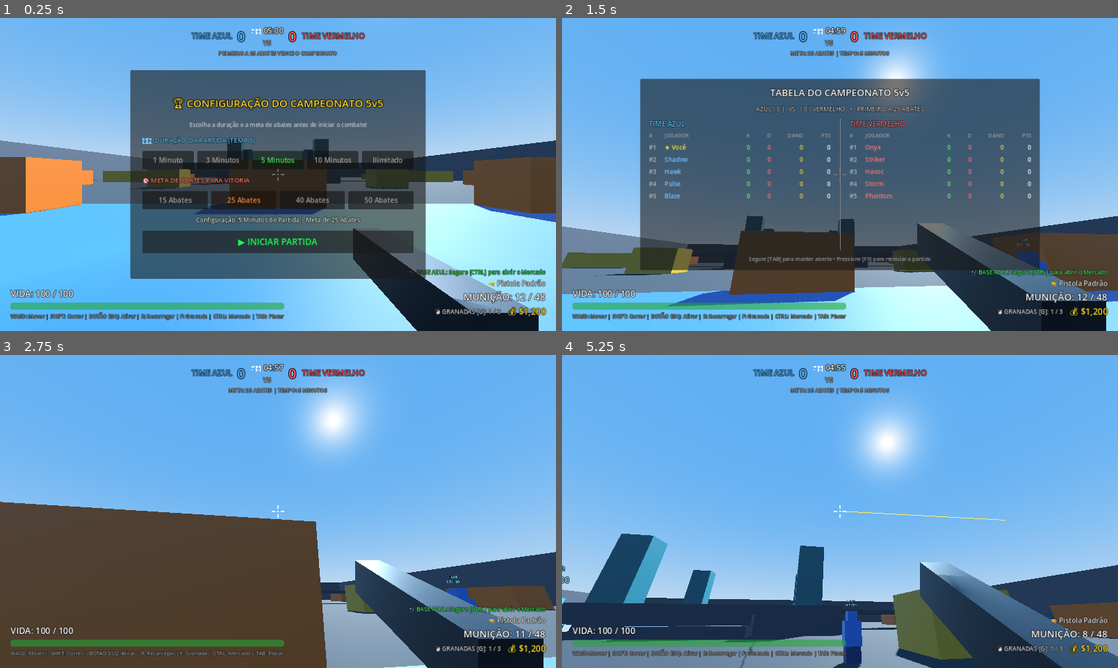
Above: before the commit, frames 1-4 (two rows, left to right).
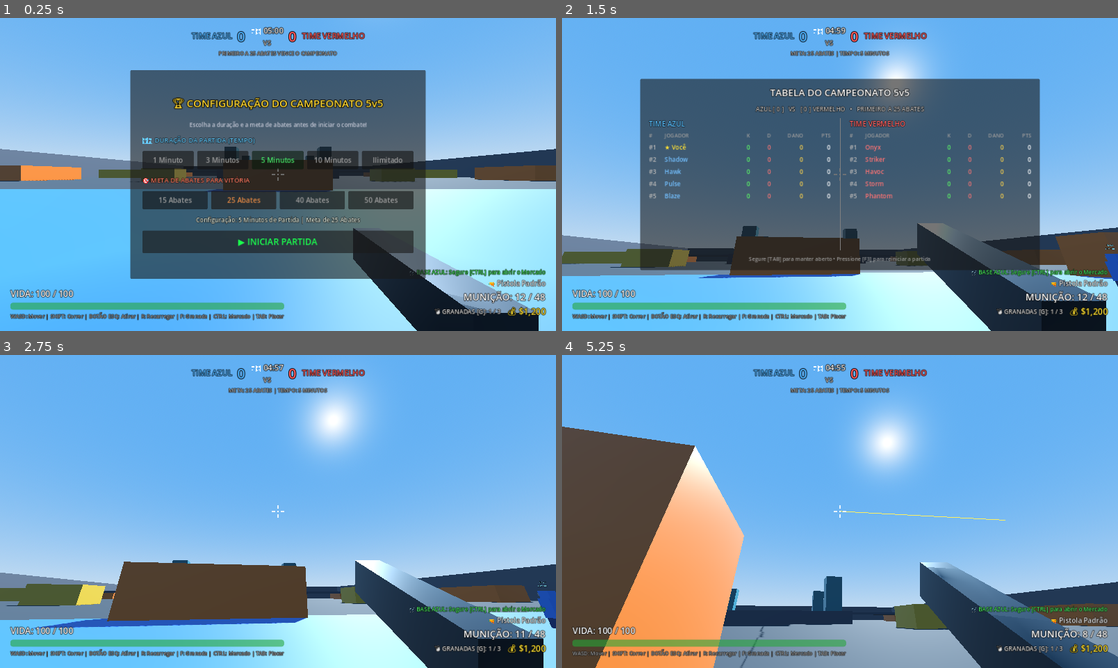
Above: after the commit, the same moments.

Repository: britolucaspatrick/Polygon-Strike
Game: Godot game, scene res://scenes/main.tscn
The game is run twice, just before and just after one commit, with the same random seed, the same clock (stepped at 60 frames per second) and the same inputs.
Inputs (mouse positions are in pixels of both pictures, inside the frame that each line leads up to):
- Up to frame 1 (0.25 s): no input
- Up to frame 2 (1.5 s): click "▶️ INICIAR PARTIDA" at 0.5 s; move the mouse to (867, 174) at 1.27 s; hold W (move_forward) from 1.28 s (still down); hold Tab (scoreboard) from 1.28 s (still down)
- Up to frame 3 (2.75 s): keep holding W (move_forward); tap Space (jump) at 1.52, 2.27 s; click (305, 511) at 1.55 s; move the mouse to (250, 511) at 2.02 s; release Tab (scoreboard) at 2.03 s; click (250, 511) at 2.1 s; tap Tab (scoreboard) at 2.3 s
- Up to frame 4 (5.25 s): keep holding W (move_forward); move the mouse to (851, 505) at 2.77 s; hold Tab (scoreboard) 2.78-3.53 s; click (851, 505) at 3.05 s; move the mouse to (834, 517) at 3.52 s; click (834, 517) at 3.6 s; tap Space (jump) at 3.77, 4.52 s; tap Tab (scoreboard) at 3.8 s; move the mouse to (878, 514) at 4.27 s; hold 1 (slot_1) 4.28-5.03 s; click (878, 514) at 4.55 s; tap Ctrl (buy_menu) at 4.9 s; move the mouse to (795, 508) at 5.02 s; tap 2 (slot_2) at 5.1 s; click (795, 508) at 5.17 s

The runs differ from the first frame. In frame 1, 8.8% of the frame differs, in the area x 0-100%, y 38-95%; in frame 2, 8.7%; in frame 3, 27%; in frame 4, 28%, in the area x 0-100%, y 22-100%.

Commit message:
feat: mapa 4x maior (260x300m), congelamento geral e placar detalhado no game over

Diff:
--- a/scenes/main.tscn
+++ b/scenes/main.tscn
@@ -70,252 +70,252 @@
 [node name="Floor" type="CSGBox3D" parent="Map"]
 transform = Transform3D(1, 0, 0, 0, 1, 0, 0, 0, 1, 0, -0.5, 0)
 use_collision = true
-size = Vector3(130, 1, 150)
+size = Vector3(260, 1, 300)
 material = SubResource("StandardMaterial3D_floor")
 
 [node name="WallNorth" type="CSGBox3D" parent="Map"]
-transform = Transform3D(1, 0, 0, 0, 1, 0, 0, 0, 1, 0, 5, -75)
-use_collision = true
-size = Vector3(130, 10, 1)
+transform = Transform3D(1, 0, 0, 0, 1, 0, 0, 0, 1, 0, 7, -150)
+use_collision = true
+size = Vector3(260, 14, 1)
 material = SubResource("StandardMaterial3D_wall")
 
 [node name="WallSouth" type="CSGBox3D" parent="Map"]
-transform = Transform3D(1, 0, 0, 0, 1, 0, 0, 0, 1, 0, 5, 75)
-use_collision = true
-size = Vector3(130, 10, 1)
+transform = Transform3D(1, 0, 0, 0, 1, 0, 0, 0, 1, 0, 7, 150)
+use_collision = true
+size = Vector3(260, 14, 1)
 material = SubResource("StandardMaterial3D_wall")
 
 [node name="WallEast" type="CSGBox3D" parent="Map"]
-transform = Transform3D(1, 0, 0, 0, 1, 0, 0, 0, 1, 65, 5, 0)
-use_collision = true
-size = Vector3(1, 10, 150)
+transform = Transform3D(1, 0, 0, 0, 1, 0, 0, 0, 1, 130, 7, 0)
+use_collision = true
+size = Vector3(1, 14, 300)
 material = SubResource("StandardMaterial3D_wall")
 
 [node name="WallWest" type="CSGBox3D" parent="Map"]
-transform = Transform3D(1, 0, 0, 0, 1, 0, 0, 0, 1, -65, 5, 0)
-use_collision = true
-size = Vector3(1, 10, 150)
+transform = Transform3D(1, 0, 0, 0, 1, 0, 0, 0, 1, -130, 7, 0)
+use_collision = true
+size = Vector3(1, 14, 300)
 material = SubResource("StandardMaterial3D_wall")
 
 [node name="BaseFloorBlue" type="CSGBox3D" parent="Map"]
-transform = Transform3D(1, 0, 0, 0, 1, 0, 0, 0, 1, 0, 0.05, 62)
-size = Vector3(54, 0.1, 24)
+transform = Transform3D(1, 0, 0, 0, 1, 0, 0, 0, 1, 0, 0.05, 126)
+size = Vector3(108, 0.1, 48)
 material = SubResource("StandardMaterial3D_blue_zone")
 
 [node name="BaseFloorRed" type="CSGBox3D" parent="Map"]
-transform = Transform3D(1, 0, 0, 0, 1, 0, 0, 0, 1, 0, 0.05, -62)
-size = Vector3(54, 0.1, 24)
+transform = Transform3D(1, 0, 0, 0, 1, 0, 0, 0, 1, 0, 0.05, -126)
+size = Vector3(108, 0.1, 48)
 material = SubResource("StandardMaterial3D_red_zone")
 
 [node name="BlueBaseCoverCenter" type="CSGBox3D" parent="Map"]
-transform = Transform3D(1, 0, 0, 0, 1, 0, 0, 0, 1, 0, 1.5, 50)
-use_collision = true
-size = Vector3(6, 3, 3)
+transform = Transform3D(1, 0, 0, 0, 1, 0, 0, 0, 1, 0, 2, 102)
+use_collision = true
+size = Vector3(14, 4, 4)
 material = SubResource("StandardMaterial3D_crate_orange")
 
 [node name="BlueBaseCoverLeft" type="CSGBox3D" parent="Map"]
-transform = Transform3D(1, 0, 0, 0, 1, 0, 0, 0, 1, -16, 1.5, 52)
-use_collision = true
-size = Vector3(6, 3, 3)
+transform = Transform3D(1, 0, 0, 0, 1, 0, 0, 0, 1, -34, 2, 112)
+use_collision = true
+size = Vector3(12, 4, 4)
 material = SubResource("StandardMaterial3D_crate_orange")
 
 [node name="BlueBaseCoverRight" type="CSGBox3D" parent="Map"]
-transform = Transform3D(1, 0, 0, 0, 1, 0, 0, 0, 1, 16, 1.5, 52)
-use_collision = true
-size = Vector3(6, 3, 3)
+transform = Transform3D(1, 0, 0, 0, 1, 0, 0, 0, 1, 34, 2, 112)
+use_collision = true
+size = Vector3(12, 4, 4)
 material = SubResource("StandardMaterial3D_crate_orange")
 
 [node name="RedBaseCoverCenter" type="CSGBox3D" parent="Map"]
-transform = Transform3D(1, 0, 0, 0, 1, 0, 0, 0, 1, 0, 1.5, -50)
-use_collision = true
-size = Vector3(6, 3, 3)
+transform = Transform3D(1, 0, 0, 0, 1, 0, 0, 0, 1, 0, 2, -102)
+use_collision = true
+size = Vector3(14, 4, 4)
 material = SubResource("StandardMaterial3D_crate_orange")
 
 [node name="RedBaseCoverLeft" type="CSGBox3D" parent="Map"]
-transform = Transform3D(1, 0, 0, 0, 1, 0, 0, 0, 1, -16, 1.5, -52)
-use_collision = true
-size = Vector3(6, 3, 3)
+transform = Transform3D(1, 0, 0, 0, 1, 0, 0, 0, 1, -34, 2, -112)
+use_collision = true
+size = Vector3(12, 4, 4)
 material = SubResource("StandardMaterial3D_crate_orange")
 
 [node name="RedBaseCoverRight" type="CSGBox3D" parent="Map"]
-transform = Transform3D(1, 0, 0, 0, 1, 0, 0, 0, 1, 16, 1.5, -52)
-use_collision = true
-size = Vector3(6, 3, 3)
+transform = Transform3D(1, 0, 0, 0, 1, 0, 0, 0, 1, 34, 2, -112)
+use_collision = true
+size = Vector3(12, 4, 4)
 material = SubResource("StandardMaterial3D_crate_orange")
 
 [node name="CenterPlatform" type="CSGBox3D" parent="Map"]
-transform = Transform3D(1, 0, 0, 0, 1, 0, 0, 0, 1, 0, 1.5, 0)
-use_collision = true
-size = Vector3(30, 3, 30)
+transform = Transform3D(1, 0, 0, 0, 1, 0, 0, 0, 1, 0, 2, 0)
+use_collision = true
+size = Vector3(60, 4, 60)
 material = SubResource("StandardMaterial3D_mid_platform")
 
 [node name="RampSouth1" type="CSGBox3D" parent="Map"]
-transform = Transform3D(1, 0, 0, 0, 1, 0, 0, 0, 1, 0, 0.5, 17)
-use_collision = true
-size = Vector3(10, 1, 4)
+transform = Transform3D(1, 0, 0, 0, 1, 0, 0, 0, 1, 0, 1, 35)
+use_collision = true
+size = Vector3(18, 2, 10)
 material = SubResource("StandardMaterial3D_mid_platform")
 
 [node name="RampSouth2" type="CSGBox3D" parent="Map"]
-transform = Transform3D(1, 0, 0, 0, 1, 0, 0, 0, 1, 0, 1.0, 15)
-use_collision = true
-size = Vector3(10, 2, 4)
+transform = Transform3D(1, 0, 0, 0, 1, 0, 0, 0, 1, 0, 2, 43)
+use_collision = true
+size = Vector3(18, 2, 6)
 material = SubResource("StandardMaterial3D_mid_platform")
 
 [node name="RampNorth1" type="CSGBox3D" parent="Map"]
-transform = Transform3D(1, 0, 0, 0, 1, 0, 0, 0, 1, 0, 0.5, -17)
-use_collision = true
-size = Vector3(10, 1, 4)
+transform = Transform3D(1, 0, 0, 0, 1, 0, 0, 0, 1, 0, 1, -35)
+use_collision = true
+size = Vector3(18, 2, 10)
 material = SubResource("StandardMaterial3D_mid_platform")
 
 [node name="RampNorth2" type="CSGBox3D" parent="Map"]
-transform = Transform3D(1, 0, 0, 0, 1, 0, 0, 0, 1, 0, 1.0, -15)
-use_collision = true
-size = Vector3(10, 2, 4)
+transform = Transform3D(1, 0, 0, 0, 1, 0, 0, 0, 1, 0, 2, -43)
+use_collision = true
+size = Vector3(18, 2, 6)
 material = SubResource("StandardMaterial3D_mid_platform")
 
 [node name="PillarTower1" type="CSGBox3D" parent="Map"]
-transform = Transform3D(1, 0, 0, 0, 1, 0, 0, 0, 1, -11, 6, -11)
-use_collision = true
-size = Vector3(3.5, 10, 3.5)
+transform = Transform3D(1, 0, 0, 0, 1, 0, 0, 0, 1, -24, 8, -24)
+use_collision = true
+size = Vector3(6, 16, 6)
 material = SubResource("StandardMaterial3D_pillar")
 
 [node name="PillarTower2" type="CSGBox3D" parent="Map"]
-transform = Transform3D(1, 0, 0, 0, 1, 0, 0, 0, 1, 11, 6, -11)
-use_collision = true
-size = Vector3(3.5, 10, 3.5)
+transform = Transform3D(1, 0, 0, 0, 1, 0, 0, 0, 1, 24, 8, -24)
+use_collision = true
+size = Vector3(6, 16, 6)
 material = SubResource("StandardMaterial3D_pillar")
 
 [node name="PillarTower3" type="CSGBox3D" parent="Map"]
-transform = Transform3D(1, 0, 0, 0, 1, 0, 0, 0, 1, -11, 6, 11)
-use_collision = true
-size = Vector3(3.5, 10, 3.5)
+transform = Transform3D(1, 0, 0, 0, 1, 0, 0, 0, 1, -24, 8, 24)
+use_collision = true
+size = Vector3(6, 16, 6)
 material = SubResource("StandardMaterial3D_pillar")
 
 [node name="PillarTower4" type="CSGBox3D" parent="Map"]
-transform = Transform3D(1, 0, 0, 0, 1, 0, 0, 0, 1, 11, 6, 11)
-use_collision = true
-size = Vector3(3.5, 10, 3.5)
+transform = Transform3D(1, 0, 0, 0, 1, 0, 0, 0, 1, 24, 8, 24)
+use_collision = true
+size = Vector3(6, 16, 6)
 material = SubResource("StandardMaterial3D_pillar")
 
 [node name="MidBridgeWest" type="CSGBox3D" parent="Map"]
-transform = Transform3D(1, 0, 0, 0, 1, 0, 0, 0, 1, -23, 2.7, 0)
-use_collision = true
-size = Vector3(16, 0.6, 6)
+transform = Transform3D(1, 0, 0, 0, 1, 0, 0, 0, 1, -52, 3.8, 0)
+use_collision = true
+size = Vector3(44, 0.8, 10)
 material = SubResource("StandardMaterial3D_mid_platform")
 
 [node name="MidBridgeEast" type="CSGBox3D" parent="Map"]
-transform = Transform3D(1, 0, 0, 0, 1, 0, 0, 0, 1, 23, 2.7, 0)
-use_collision = true
-size = Vector3(16, 0.6, 6)
+transform = Transform3D(1, 0, 0, 0, 1, 0, 0, 0, 1, 52, 3.8, 0)
+use_collision = true
+size = Vector3(44, 0.8, 10)
 material = SubResource("StandardMaterial3D_mid_platform")
 
 [node name="FlankWestPlatform" type="CSGBox3D" parent="Map"]
-transform = Transform3D(1, 0, 0, 0, 1, 0, 0, 0, 1, -42, 1.5, 0)
-use_collision = true
-size = Vector3(14, 3, 14)
+transform = Transform3D(1, 0, 0, 0, 1, 0, 0, 0, 1, -88, 2.5, 0)
+use_collision = true
+size = Vector3(28, 5, 28)
 material = SubResource("StandardMaterial3D_crate_yellow")
 
 [node name="FlankWestCoverSouth" type="CSGBox3D" parent="Map"]
-transform = Transform3D(1, 0, 0, 0, 1, 0, 0, 0, 1, -42, 1.5, 26)
-use_collision = true
-size = Vector3(6, 3, 10)
+transform = Transform3D(1, 0, 0, 0, 1, 0, 0, 0, 1, -88, 2.5, 55)
+use_collision = true
+size = Vector3(12, 5, 20)
 material = SubResource("StandardMaterial3D_crate_orange")
 
 [node name="FlankWestCoverNorth" type="CSGBox3D" parent="Map"]
-transform = Transform3D(1, 0, 0, 0, 1, 0, 0, 0, 1, -42, 1.5, -26)
-use_collision = true
-size = Vector3(6, 3, 10)
+transform = Transform3D(1, 0, 0, 0, 1, 0, 0, 0, 1, -88, 2.5, -55)
+use_collision = true
+size = Vector3(12, 5, 20)
 material = SubResource("StandardMaterial3D_crate_orange")
 
 [node name="FlankEastPlatform" type="CSGBox3D" parent="Map"]
-transform = Transform3D(1, 0, 0, 0, 1, 0, 0, 0, 1, 42, 1.5, 0)
-use_collision = true
-size = Vector3(14, 3, 14)
+transform = Transform3D(1, 0, 0, 0, 1, 0, 0, 0, 1, 88, 2.5, 0)
+use_collision = true
+size = Vector3(28, 5, 28)
 material = SubResource("StandardMaterial3D_crate_yellow")
 
 [node name="FlankEastCoverSouth" type="CSGBox3D" parent="Map"]
-transform = Transform3D(1, 0, 0, 0, 1, 0, 0, 0, 1, 42, 1.5, 26)
-use_collision = true
-size = Vector3(6, 3, 10)
+transform = Transform3D(1, 0, 0, 0, 1, 0, 0, 0, 1, 88, 2.5, 55)
+use_collision = true
+size = Vector3(12, 5, 20)
 material = SubResource("StandardMaterial3D_crate_orange")
 
 [node name="FlankEastCoverNorth" type="CSGBox3D" parent="Map"]
-transform = Transform3D(1, 0, 0, 0, 1, 0, 0, 0, 1, 42, 1.5, -26)
-use_collision = true
-size = Vector3(6, 3, 10)
+transform = Transform3D(1, 0, 0, 0, 1, 0, 0, 0, 1, 88, 2.5, -55)
+use_collision = true
+size = Vector3(12, 5, 20)
 material = SubResource("StandardMaterial3D_crate_orange")
 
 [node name="MidApproachSouth1" type="CSGBox3D" parent="Map"]
-transform = Transform3D(1, 0, 0, 0, 1, 0, 0, 0, 1, -18, 1.5, 30)
-use_collision = true
-size = Vector3(5, 3, 4)
+transform = Transform3D(1, 0, 0, 0, 1, 0, 0, 0, 1, -36, 2, 65)
+use_collision = true
+size = Vector3(10, 4, 8)
 material = SubResource("StandardMaterial3D_crate_yellow")
 
 [node name="MidApproachSouth2" type="CSGBox3D" parent="Map"]
-transform = Transform3D(1, 0, 0, 0, 1, 0, 0, 0, 1, 18, 1.5, 30)
-use_collision = true
-size = Vector3(5, 3, 4)
+transform = Transform3D(1, 0, 0, 0, 1, 0, 0, 0, 1, 36, 2, 65)
+use_collision = true
+size = Vector3(10, 4, 8)
 material = SubResource("StandardMaterial3D_crate_yellow")
 
 [node name="MidApproachNorth1" type="CSGBox3D" parent="Map"]
-transform = Transform3D(1, 0, 0, 0, 1, 0, 0, 0, 1, -18, 1.5, -30)
-use_collision = true
-size = Vector3(5, 3, 4)
+transform = Transform3D(1, 0, 0, 0, 1, 0, 0, 0, 1, -36, 2, -65)
+use_collision = true
+size = Vector3(10, 4, 8)
 material = SubResource("StandardMaterial3D_crate_yellow")
 
 [node name="MidApproachNorth2" type="CSGBox3D" parent="Map"]
-transform = Transform3D(1, 0, 0, 0, 1, 0, 0, 0, 1, 18, 1.5, -30)
-use_collision = true
-size = Vector3(5, 3, 4)
+transform = Transform3D(1, 0, 0, 0, 1, 0, 0, 0, 1, 36, 2, -65)
+use_collision = true
+size = Vector3(10, 4, 8)
 material = SubResource("StandardMaterial3D_crate_yellow")
 
 [node name="Player" parent="." instance=ExtResource("2_player_scene")]
-transform = Transform3D(1, 0, 0, 0, 1, 0, 0, 0, 1, 0, 0.5, 64)
+transform = Transform3D(1, 0, 0, 0, 1, 0, 0, 0, 1, 0, 0.5, 130)
 
 [node name="Bots" type="Node3D" parent="."]
 
 [node name="Ally1" parent="Bots" instance=ExtResource("3_bot_scene")]
-transform = Transform3D(1, 0, 0, 0, 1, 0, 0, 0, 1, -8, 0.5, 62)
+transform = Transform3D(1, 0, 0, 0, 1, 0, 0, 0, 1, -16, 0.5, 126)
 team = "blue"
 bot_name = "Aliado 1"
 
 [node name="Ally2" parent="Bots" instance=ExtResource("3_bot_scene")]
-transform = Transform3D(1, 0, 0, 0, 1, 0, 0, 0, 1, 8, 0.5, 62)
+transform = Transform3D(1, 0, 0, 0, 1, 0, 0, 0, 1, 16, 0.5, 126)
 team = "blue"
 bot_name = "Aliado 2"
 
 [node name="Ally3" parent="Bots" instance=ExtResource("3_bot_scene")]
-transform = Transform3D(1, 0, 0, 0, 1, 0, 0, 0, 1, -18, 0.5, 65)
+transform = Transform3D(1, 0, 0, 0, 1, 0, 0, 0, 1, -36, 0.5, 132)
 team = "blue"
 bot_name = "Aliado 3"
 
 [node name="Ally4" parent="Bots" instance=ExtResource("3_bot_scene")]
-transform = Transform3D(1, 0, 0, 0, 1, 0, 0, 0, 1, 18, 0.5, 65)
+transform = Transform3D(1, 0, 0, 0, 1, 0, 0, 0, 1, 36, 0.5, 132)
 team = "blue"
 bot_name = "Aliado 4"
 
 [node name="Enemy1" parent="Bots" instance=ExtResource("3_bot_scene")]
-transform = Transform3D(-1, 0, -8.74228e-08, 0, 1, 0, 8.74228e-08, 0, -1, 0, 0.5, -64)
+transform = Transform3D(-1, 0, -8.74228e-08, 0, 1, 0, 8.74228e-08, 0, -1, 0, 0.5, -130)
 team = "red"
 bot_name = "Inimigo 1"
 
 [node name="Enemy2" parent="Bots" instance=ExtResource("3_bot_scene")]
-transform = Transform3D(-1, 0, -8.74228e-08, 0, 1, 0, 8.74228e-08, 0, -1, -8, 0.5, -62)
+transform = Transform3D(-1, 0, -8.74228e-08, 0, 1, 0, 8.74228e-08, 0, -1, -16, 0.5, -126)
 team = "red"
 bot_name = "Inimigo 2"
 
 [node name="Enemy3" parent="Bots" instance=ExtResource("3_bot_scene")]
-transform = Transform3D(-1, 0, -8.74228e-08, 0, 1, 0, 8.74228e-08, 0, -1, 8, 0.5, -62)
+transform = Transform3D(-1, 0, -8.74228e-08, 0, 1, 0, 8.74228e-08, 0, -1, 16, 0.5, -126)
 team = "red"
 bot_name = "Inimigo 3"
 
 [node name="Enemy4" parent="Bots" instance=ExtResource("3_bot_scene")]
-transform = Transform3D(-1, 0, -8.74228e-08, 0, 1, 0, 8.74228e-08, 0, -1, -18, 0.5, -65)
+transform = Transform3D(-1, 0, -8.74228e-08, 0, 1, 0, 8.74228e-08, 0, -1, -36, 0.5, -132)
 team = "red"
 bot_name = "Inimigo 4"
 
 [node name="Enemy5" parent="Bots" instance=ExtResource("3_bot_scene")]
-transform = Transform3D(-1, 0, -8.74228e-08, 0, 1, 0, 8.74228e-08, 0, -1, 18, 0.5, -65)
+transform = Transform3D(-1, 0, -8.74228e-08, 0, 1, 0, 8.74228e-08, 0, -1, 36, 0.5, -132)
 team = "red"
 bot_name = "Inimigo 5"
 
--- a/scripts/audio_manager.gd
+++ b/scripts/audio_manager.gd
@@ -31,8 +31,8 @@
 		var p3d := AudioStreamPlayer3D.new()
 		p3d.bus = &"Master"
 		p3d.attenuation_model = AudioStreamPlayer3D.ATTENUATION_INVERSE_DISTANCE
-		p3d.unit_size = 5.0
-		p3d.max_distance = 100.0
+		p3d.unit_size = 7.0
+		p3d.max_distance = 250.0
 		add_child(p3d)
 		players_3d.append(p3d)
 
@@ -58,7 +58,7 @@
 	fallback.play()
 
 ## Executa um som 3D posicional no espaço (tiros de bots, explosões, passos)
-func play_spatial(sound_name: String, global_pos: Vector3, volume_db: float = 0.0, pitch_scale: float = 1.0, max_dist: float = 90.0) -> void:
+func play_spatial(sound_name: String, global_pos: Vector3, volume_db: float = 0.0, pitch_scale: float = 1.0, max_dist: float = 200.0) -> void:
 	if not sounds.has(sound_name):
 		return
 
--- a/scripts/bot.gd
+++ b/scripts/bot.gd
@@ -15,7 +15,7 @@
 @export var combat_speed: float = 7.5
 @export var damage: int = 10
 @export var fire_rate: float = 0.28
-@export var sight_range: float = 85.0
+@export var sight_range: float = 140.0
 
 ## Multiplicadores de Dano por Parte do Corpo
 # 20% Topo: Cabeça (1.52m a 1.90m) -> 2.2x
@@ -151,13 +151,13 @@
 		velocity.x = move_toward(velocity.x, 0, walk_speed * delta * 2)
 		velocity.z = move_toward(velocity.z, 0, walk_speed * delta * 2)
 
-## Escolhe pontos para patrulhar avançando para o complexo central e flancos
+## Escolhe pontos para patrulhar avançando pelo mapa ampliado
 func _pick_new_patrol_destination() -> void:
-	repath_timer = randf_range(3.0, 5.5)
+	repath_timer = randf_range(3.5, 6.5)
 	# Avança rumo ao campo inimigo
-	var forward_z: float = randf_range(-25.0, -50.0) if team == "blue" else randf_range(25.0, 50.0)
+	var forward_z: float = randf_range(-40.0, -115.0) if team == "blue" else randf_range(40.0, 115.0)
 	target_nav_point = Vector3(
-		randf_range(-40.0, 40.0),
+		randf_range(-85.0, 85.0),
 		0.5,
 		forward_z
 	)
@@ -246,7 +246,7 @@
 	var shoot_dir := (final_aim_pos - from_pos).normalized()
 
 	var space_state := get_world_3d().direct_space_state
-	var query := PhysicsRayQueryParameters3D.create(from_pos, from_pos + shoot_dir * 100.0)
+	var query := PhysicsRayQueryParameters3D.create(from_pos, from_pos + shoot_dir * 160.0)
 	query.exclude = [self]
 	query.collision_mask = 3 # Colide com cenário (1) e combatentes (2)
 
--- a/scripts/hud.gd
+++ b/scripts/hud.gd
@@ -46,6 +46,7 @@
 var selected_time_seconds: float = 300.0
 var selected_target_kills: int = 25
 var is_in_match_setup: bool = true
+var is_game_over: bool = false
 
 func _ready() -> void:
 	_ensure_references()
@@ -68,6 +69,10 @@
 
 func _input(event: InputEvent) -> void:
 	if is_in_match_setup:
+		return
+
+	# Se a partida acabou, o placar detalhado permanece sempre aberto na tela
+	if is_game_over:
 		return
 
 	# Segurar TAB para ver Scoreboard
@@ -451,30 +456,38 @@
 
 func show_game_over(winner_team: String, final_blue: int, final_red: int, custom_detail: String = "") -> void:
 	_ensure_references()
-	if not game_over_panel:
-		return
-
-	game_over_panel.visible = true
+	is_game_over = true
+
+	# Fecha painéis secundários
+	if buy_menu_panel:
+		buy_menu_panel.visible = false
+	if match_setup_panel:
+		match_setup_panel.visible = false
+	if game_over_panel:
+		game_over_panel.visible = false
+
 	Input.mouse_mode = Input.MOUSE_MODE_VISIBLE
 
-	if winner_team == "blue":
-		if game_over_title:
-			game_over_title.text = "🏆 VITÓRIA DO TIME AZUL!"
-			game_over_title.add_theme_color_override("font_color", Color(0.3, 0.7, 1.0))
-	elif winner_team == "red":
-		if game_over_title:
-			game_over_title.text = "💀 VITÓRIA DO TIME VERMELHO!"
-			game_over_title.add_theme_color_override("font_color", Color(1.0, 0.3, 0.3))
-	else:
-		if game_over_title:
-			game_over_title.text = "⚖️ EMPATE!"
-			game_over_title.add_theme_color_override("font_color", Color(1.0, 0.85, 0.2))
-
-	if game_over_detail:
+	# Exibe o placar detalhado completo de forma permanente
+	set_scoreboard_visible(true)
+
+	if scoreboard_header_label:
+		if winner_team == "blue":
+			scoreboard_header_label.text = "🏆 FIM DE PARTIDA: VITÓRIA DO TIME AZUL! (AZUL %d  x  %d VERMELHO)" % [final_blue, final_red]
+			scoreboard_header_label.add_theme_color_override("font_color", Color(0.35, 0.8, 1.0))
+		elif winner_team == "red":
+			scoreboard_header_label.text = "💀 FIM DE PARTIDA: VITÓRIA DO TIME VERMELHO! (AZUL %d  x  %d VERMELHO)" % [final_blue, final_red]
+			scoreboard_header_label.add_theme_color_override("font_color", Color(1.0, 0.35, 0.35))
+		else:
+			scoreboard_header_label.text = "⚖️ FIM DE PARTIDA: EMPATE! (AZUL %d  x  %d VERMELHO)" % [final_blue, final_red]
+			scoreboard_header_label.add_theme_color_override("font_color", Color(1.0, 0.85, 0.2))
+
+	var footer = find_child("FooterHint", true, false) as Label
+	if footer:
 		if custom_detail != "":
-			game_over_detail.text = "%s\n\nPlacar Final: AZUL %d  x  %d VERMELHO\n\nPressione [F3] para Configurar Nova Partida" % [custom_detail, final_blue, final_red]
-		else:
-			game_over_detail.text = "Placar Final: AZUL %d  x  %d VERMELHO\n\nPressione [F3] para Configurar Nova Partida" % [final_blue, final_red]
+			footer.text = "%s • Pressione [F3] para Jogar Novamente / Configurar" % custom_detail
+		else:
+			footer.text = "Placar Final • Pressione [F3] para Jogar Novamente / Configurar"
 
 ## Atualiza o relógio da partida no HUD superior
 func update_match_timer(seconds_left: float) -> void:
--- a/scripts/main.gd
+++ b/scripts/main.gd
@@ -293,6 +293,25 @@
 
 func _end_championship(winner_team: String, custom_reason: String = "") -> void:
 	game_ended = true
-	print("[CAMPEONATO] FIM DE PARTIDA! Vencedor: Time %s!" % winner_team.to_upper())
+	match_started = false
+
+	# 1. Todos devem parar completamente (Jogador e Bots)
+	if player:
+		player.match_active = false
+		player.velocity = Vector3.ZERO
+
+	if bots_container:
+		for bot in bots_container.get_children():
+			if "match_active" in bot:
+				bot.match_active = false
+				bot.velocity = Vector3.ZERO
+
+	# 2. Libera o cursor do mouse
+	Input.mouse_mode = Input.MOUSE_MODE_VISIBLE
+
+	# 3. Atualiza e exibe o placar detalhado completo
+	_refresh_hud_scoreboard()
+
+	print("[CAMPEONATO] FIM DE PARTIDA! Vencedor: Time %s! %s" % [winner_team.to_upper(), custom_reason])
 	if hud:
 		hud.show_game_over(winner_team, blue_score, red_score, custom_reason)
--- a/scripts/player.gd
+++ b/scripts/player.gd
@@ -43,7 +43,7 @@
 
 var current_health: int = 100
 var is_dead: bool = false
-var spawn_position: Vector3 = Vector3(0, 1.0, 64.0)
+var spawn_position: Vector3 = Vector3(0, 1.0, 130.0)
 var gravity: float = ProjectSettings.get_setting("physics/3d/default_gravity", 9.8)
 
 # Estado de compra e base
@@ -158,7 +158,7 @@
 	respawn_timer.one_shot = true
 	respawn_timer.timeout.connect(_respawn)
 
-	raycast.target_position = Vector3(0, 0, -140.0)
+	raycast.target_position = Vector3(0, 0, -320.0)
 	raycast.collision_mask = 3
 	raycast.collide_with_bodies = true
 	raycast.collide_with_areas = true
@@ -222,8 +222,8 @@
 
 	move_and_slide()
 
-	# 1. Base Aliada (Azul - Z > 44.0): Compras permitidas e vida recuperada para 100%
-	var in_zone: bool = (global_position.z > 44.0)
+	# 1. Base Aliada (Azul - Z > 95.0): Compras permitidas e vida recuperada para 100%
+	var in_zone: bool = (global_position.z > 95.0)
 	if in_zone != is_in_buy_zone:
 		is_in_buy_zone = in_zone
 		buy_zone_status_changed.emit(is_in_buy_zone)
@@ -233,8 +233,8 @@
 		health_changed.emit(current_health, max_health)
 		AudioManager.play("heal", -1.0, 1.0)
 
-	# 2. Base Inimiga (Vermelha - Z < -44.0): Bônus de Invasão de +$2,000!
-	var at_enemy_base: bool = (global_position.z < -44.0)
+	# 2. Base Inimiga (Vermelha - Z < -95.0): Bônus de Invasão de +$2,000!
+	var at_enemy_base: bool = (global_position.z < -95.0)
 	if at_enemy_base and not in_enemy_base:
 		in_enemy_base = true
 		if can_claim_enemy_base_reward:
@@ -242,7 +242,7 @@
 			add_money(2000)
 			AudioManager.play("buy", 2.0, 1.0)
 			enemy_base_infiltrated.emit(2000)
-	elif not at_enemy_base and global_position.z > -36.0:
+	elif not at_enemy_base and global_position.z > -75.0:
 		in_enemy_base = false
 		can_claim_enemy_base_reward = true
 
